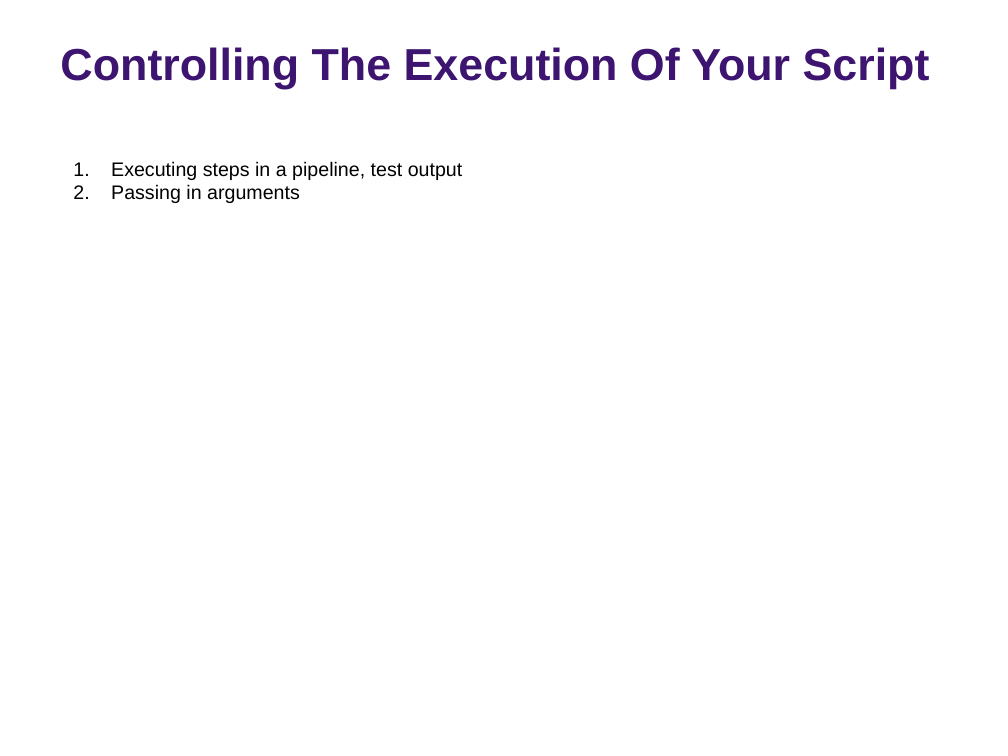
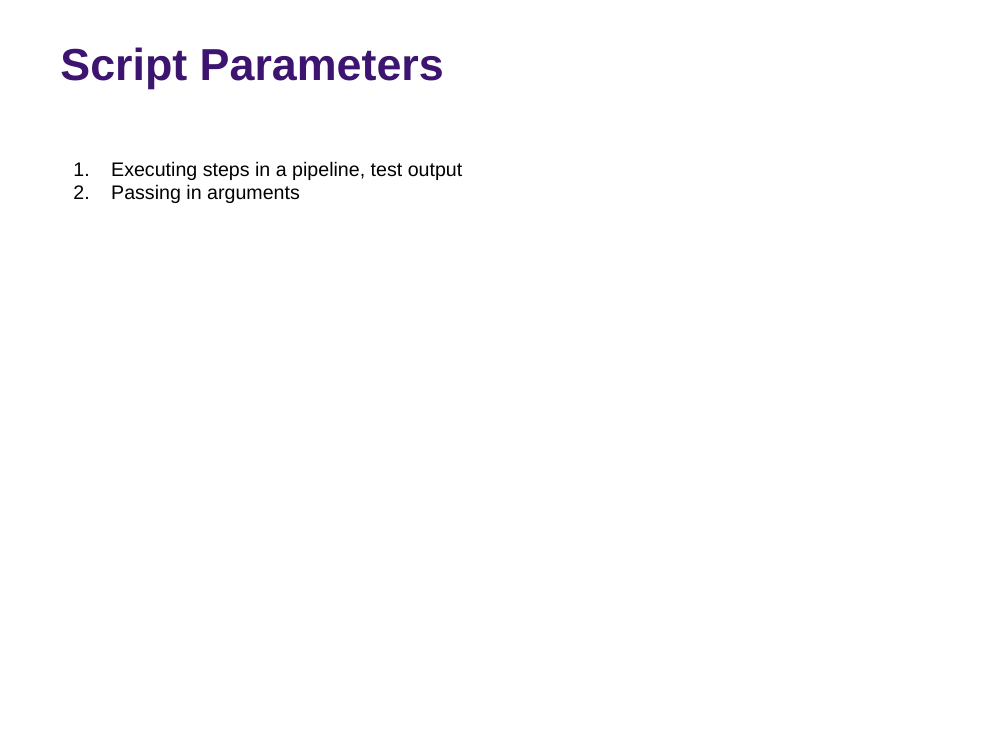
Before and after one commit to rs-kellogg/2023-phd-workshop, a slide deck: slide 11 of session-3/Session-3-Automation-Testing.pptx (slide 12 before the commit). Drawn at 1008x756 pixels with LibreOffice and Linux fonts; fonts in the diff are those of the drawing; background and template pictures are left out. Boxes give left, top, right and bottom in pixels: in the first picture for what was removed or moved away, otherwise in the second. Text is boxed around its words. In the diff, an @@ line names an element or a change of style, - is before the commit and + after.

```diff
--- a/session-3/Session-3-Automation-Testing.pptx
+++ b/session-3/Session-3-Automation-Testing.pptx
@@ title at (x1=60, y1=47, x2=444, y2=89): text changed @@
-Controlling The Execution Of Your Script
+Script Parameters
```
Also in this commit, not shown: 11 other slides changed, 13 slides added, 5 slides removed, 3 other files.
